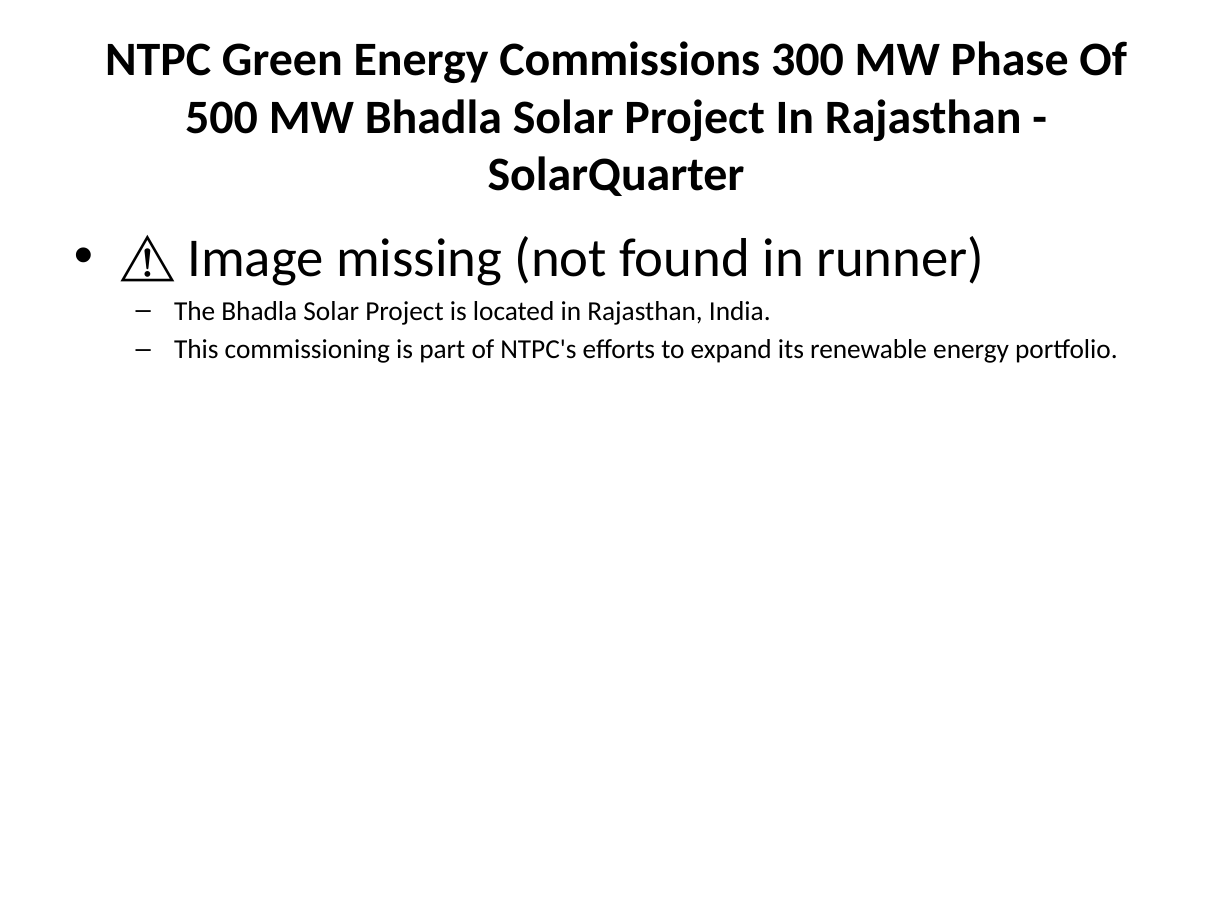
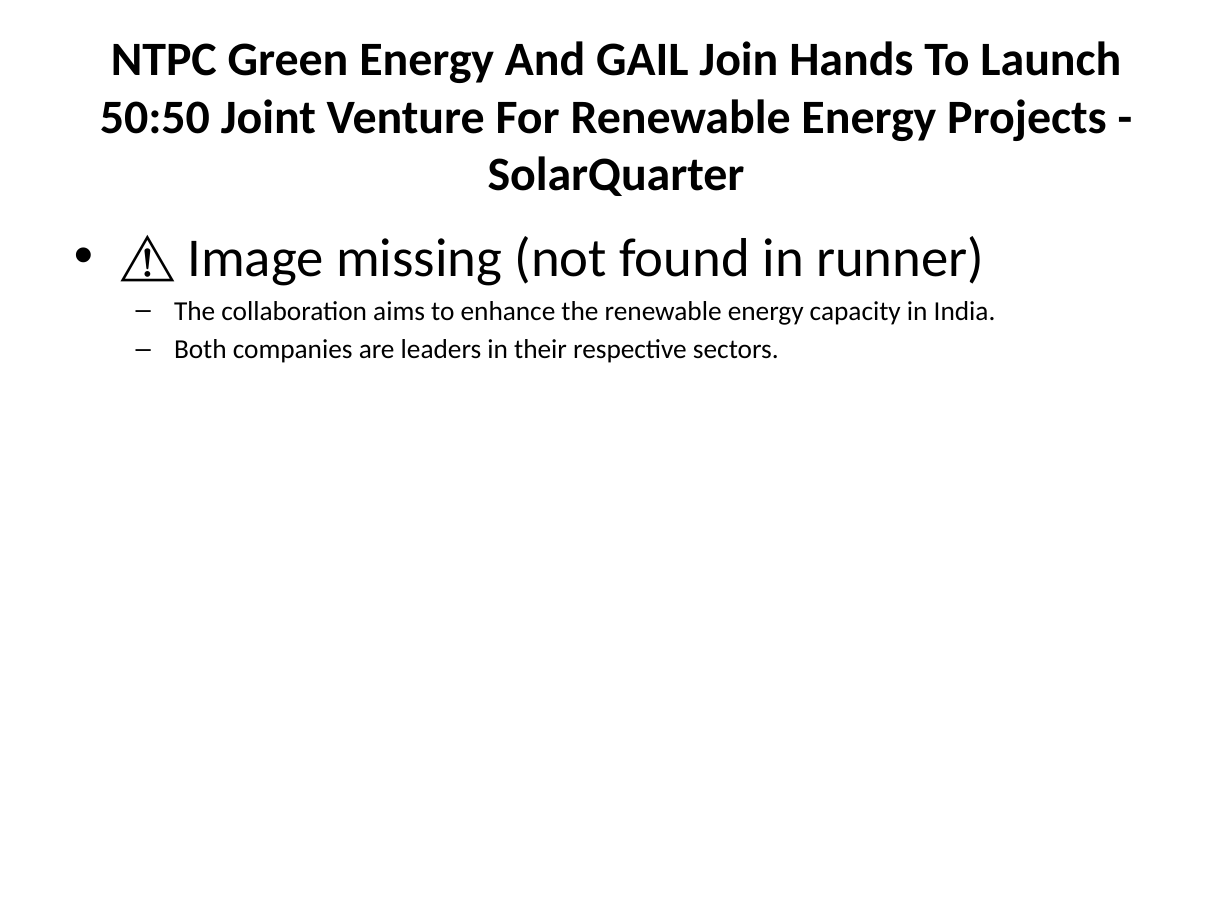
Before and after one commit to gauravsiemens1988/Linkedin-AI-Agent_Personal, a slide deck: slide 2 of drafts/linkedin_carousel.pptx. Drawn at 1232x924 pixels with LibreOffice and Linux fonts; fonts in the diff are those of the drawing. Boxes give left, top, right and bottom in pixels: in the first picture for what was removed or moved away, otherwise in the second. Text is boxed around its words. In the diff, an @@ line names an element or a change of style, - is before the commit and + after.

```diff
--- a/drafts/linkedin_carousel.pptx
+++ b/drafts/linkedin_carousel.pptx
@@ title at (100, 41, 1121, 196): text changed @@
-NTPC Green Energy Commissions 300 MW Phase Of 500 MW Bhadla Solar Project In Rajasthan - SolarQuarter
+NTPC Green Energy And GAIL Join Hands To Launch 50:50 Joint Venture For Renewable Energy Projects - SolarQuarter
@@ text at (174, 301, 996, 363): text changed @@
-  – The Bhadla Solar Project is located in Rajasthan, India.
-  – This commissioning is part of NTPC's efforts to expand its renewable energy portfolio.
+  – The collaboration aims to enhance the renewable energy capacity in India.
+  – Both companies are leaders in their respective sectors.
```
Also in this commit, not shown: 5 other slides changed, 1 other file.
